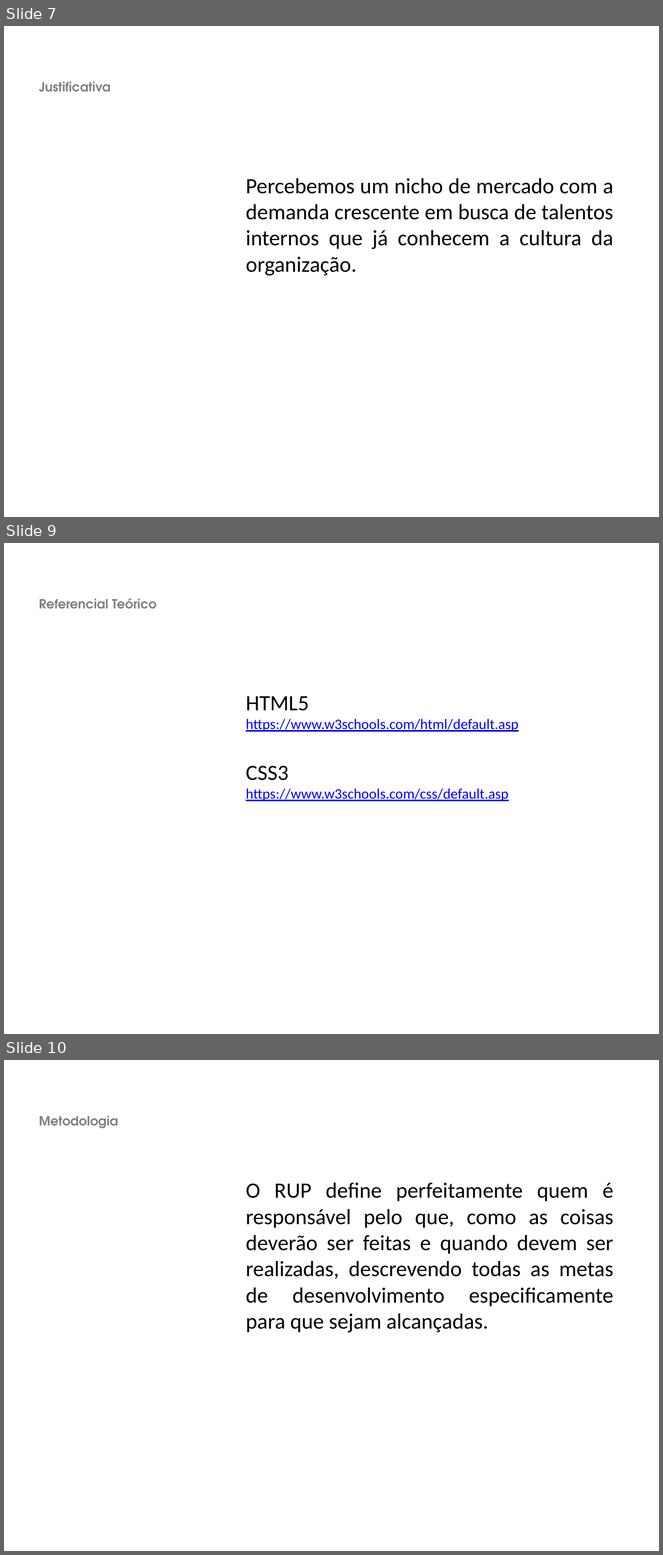
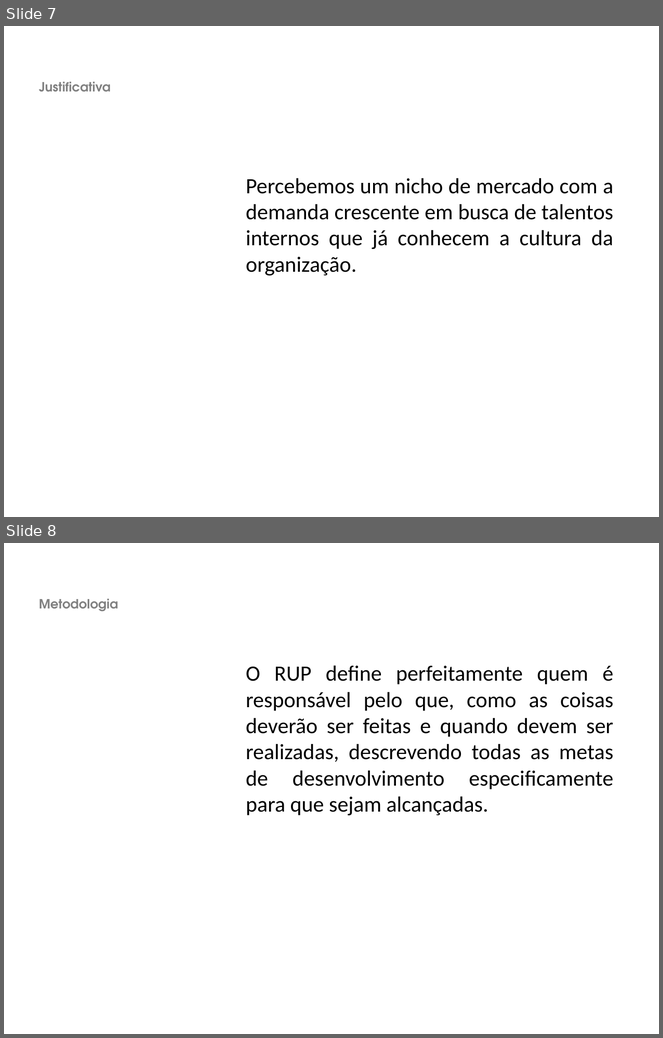
Before and after one commit to nosrednawall/Faculdade-Projeto-Integrador-5P, a slide deck: doc/Entregas_Desenvolvimento_de_APP/Recruta-Slide v1.2.pptx. Shown one above the other, each under a label of ours: slides 7, 9 and 10 before the commit, slides 7 and 8 after it; the slides between them are not shown. The pictures are 663x1555 and 663x1038 pixels, drawn with LibreOffice and Linux fonts; fonts in the diff are those of the drawing; background and template pictures are left out. Boxes give left, top, right and bottom in pixels: in the first picture for what was removed or moved away, otherwise in the second. Text is boxed around its words. In the diff, an @@ line names an element or a change of style, - is before the commit and + after.

```diff
--- a/doc/Entregas_Desenvolvimento_de_APP/Recruta-Slide v1.2.pptx
+++ b/doc/Entregas_Desenvolvimento_de_APP/Recruta-Slide v1.2.pptx
@@ slide 9 removed at box(4, 543, 659, 1034), background picture (left out) @@
@@ text removed at box(39, 598, 157, 609) @@
-Referencial Teórico
@@ subtitle removed at box(246, 696, 519, 801) @@
-HTML5
-https://www.w3schools.com/html/default.asp
-CSS3
-https://www.w3schools.com/css/default.asp
@@ what was slide 10 is now slide 8 @@
```
Also in this commit, not shown: 1 other slide removed, 1 other file.
